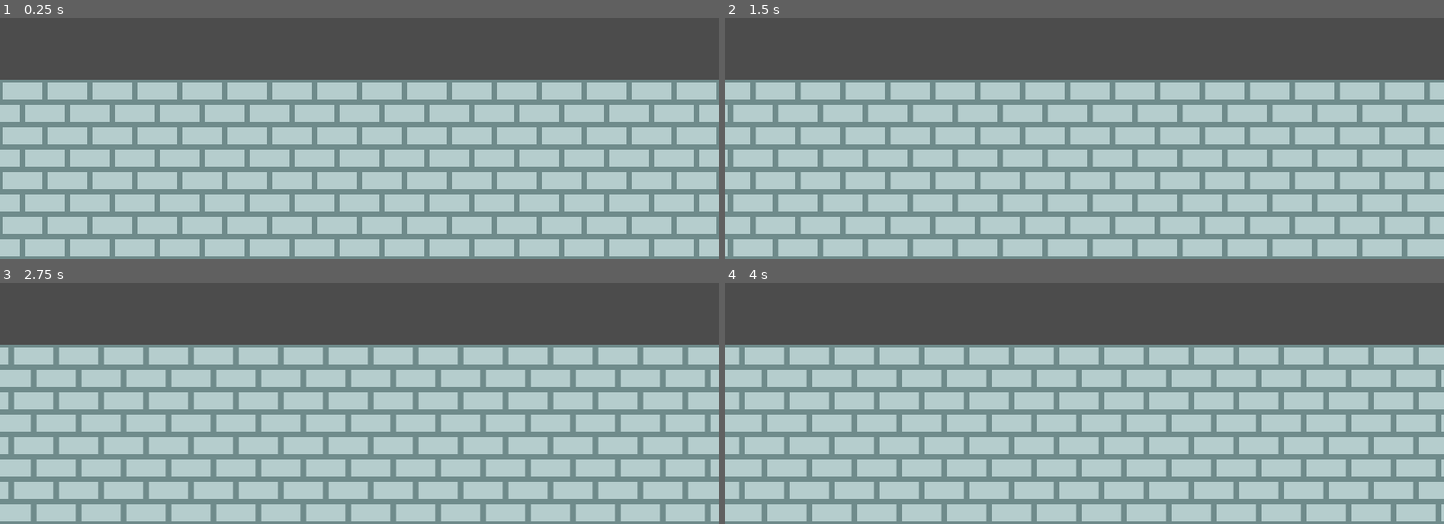
Above: before the commit, frames 1-4 (two rows, left to right).
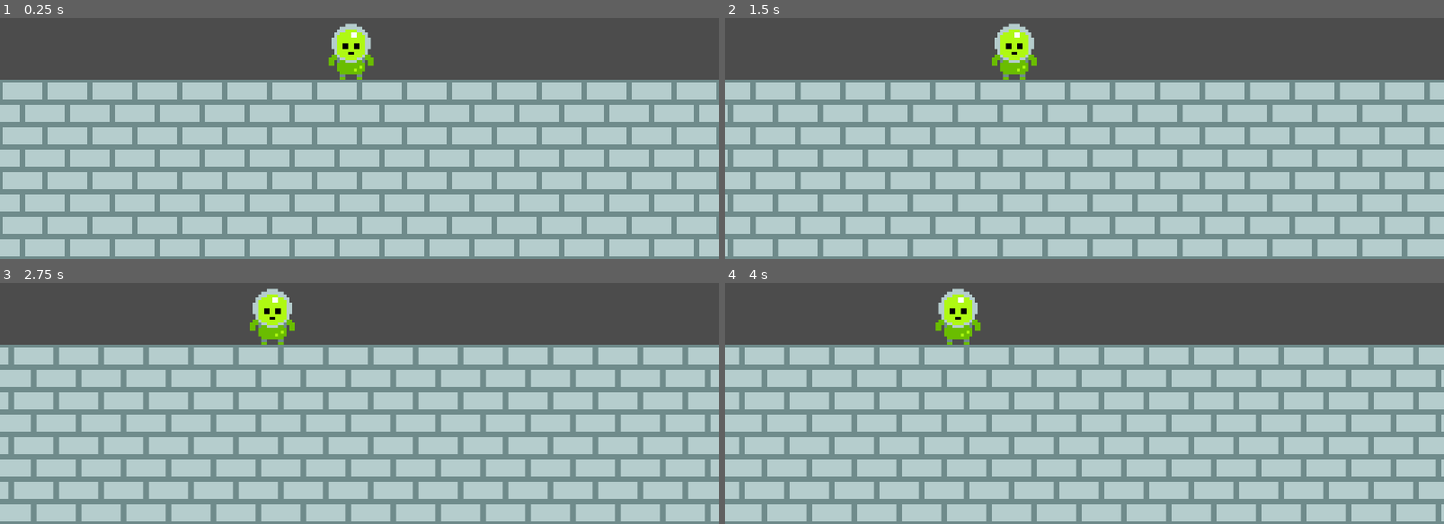
Above: after the commit, the same moments.

Repository: MzaxnaV/GodotGames
Game: Godot game, scene res://Main.tscn
Same seed, same stepped clock (60 frames per second), same inputs: the game is played once before the commit and once after it.
Inputs:
- Up to frame 1 (0.25 s): no input
- Up to frame 2 (1.5 s): tap Enter at 0.5 s; hold Right (ui_right) 0.53-1.28 s; hold Left (ui_left) from 1.28 s (still down)
- Up to frame 3 (2.75 s): release Left (ui_left) at 2.03 s; hold Right (ui_right) from 2.03 s (still down)
- Up to frame 4 (4 s): release Right (ui_right) at 3.53 s; hold Left (ui_left) from 3.53 s (still down)

The runs differ from the first frame. In frame 1, 1.0% of the frame differs, in the area x 45-52%, y 2-26%; in frame 2, 1.0%, in the area x 37-44%, y 2-26%; in frame 3, 1.0%; in frame 4, 1.0%.

Commit message:
character0

Diff:
--- a/Mario/Game.tscn
+++ b/Mario/Game.tscn
@@ -1,9 +1,10 @@
-[gd_scene load_steps=5 format=2]
+[gd_scene load_steps=6 format=2]
 
 [ext_resource path="res://my_tileset.tres" type="TileSet" id=1]
 [ext_resource path="res://TileMap.gd" type="Script" id=2]
-[ext_resource path="res://BOUNDARY.gd" type="Script" id=3]
-[ext_resource path="res://ScrollCamera2D.gd" type="Script" id=4]
+[ext_resource path="res://ScrollCamera2D.gd" type="Script" id=3]
+[ext_resource path="res://BOUNDARY.gd" type="Script" id=4]
+[ext_resource path="res://character.png" type="Texture" id=5]
 
 [node name="Game" type="Node" index="0"]
 
@@ -32,15 +33,7 @@
 "_edit_lock_": true
 }
 
-[node name="DEBUG" type="Node2D" parent="." index="1"]
-
-script = ExtResource( 3 )
-_sections_unfolded = [ "Transform" ]
-__meta__ = {
-"_edit_lock_": true
-}
-
-[node name="Camera2D" type="Camera2D" parent="." index="2"]
+[node name="Camera2D" type="Camera2D" parent="." index="1"]
 
 anchor_mode = 0
 rotating = false
@@ -64,4 +57,20 @@
 editor_draw_screen = true
 editor_draw_limits = false
 editor_draw_drag_margin = false
+script = ExtResource( 3 )
+
+[node name="DEBUG" type="Node2D" parent="." index="2"]
+
 script = ExtResource( 4 )
+_sections_unfolded = [ "Transform" ]
+__meta__ = {
+"_edit_lock_": true
+}
+
+[node name="Sprite" type="Sprite" parent="." index="3"]
+
+position = Vector2( 125, 70 )
+texture = ExtResource( 5 )
+region_enabled = true
+region_rect = Rect2( 0, 0, 16, 20 )
+_sections_unfolded = [ "Region", "Transform" ]
